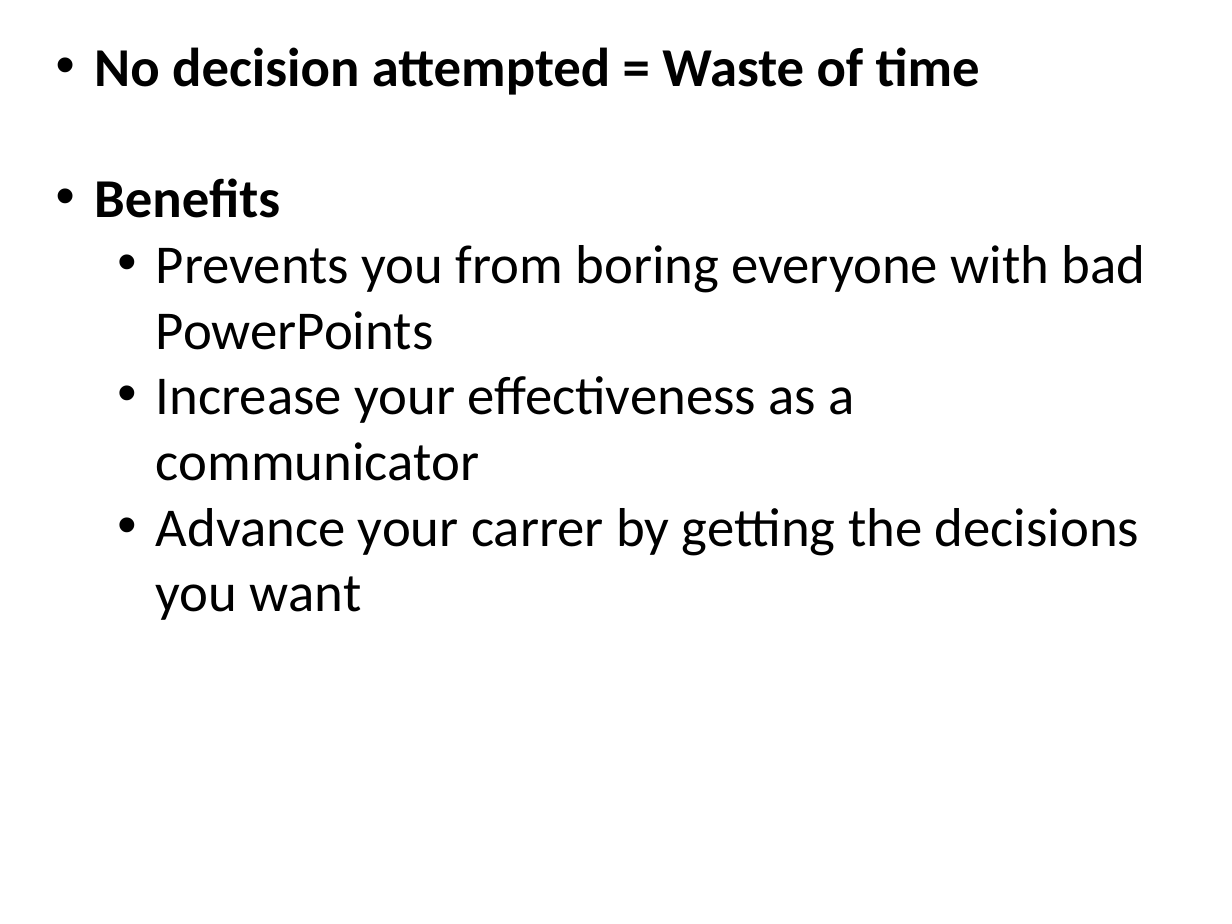
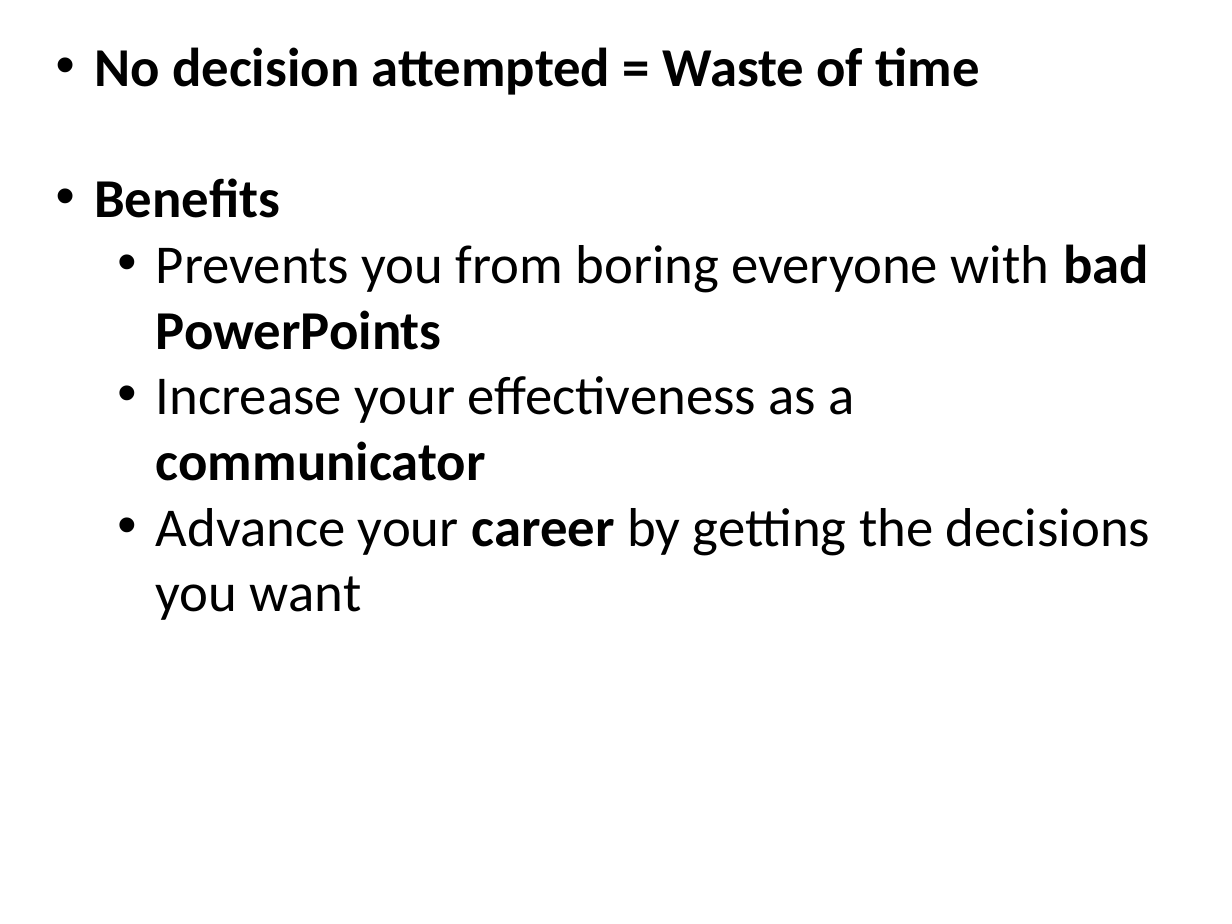
Before and after one commit to pestrela/papers, a slide deck: slide 15 of 4_Innovation/source/YAPP_about_less_powerpoint.pptx. Drawn at 1232x924 pixels with LibreOffice and Linux fonts; fonts in the diff are those of the drawing. Boxes give left, top, right and bottom in pixels: in the first picture for what was removed or moved away, otherwise in the second. Text is boxed around its words. In the diff, an @@ line names an element or a change of style, - is before the commit and + after.

```diff
--- a/4_Innovation/source/YAPP_about_less_powerpoint.pptx
+++ b/4_Innovation/source/YAPP_about_less_powerpoint.pptx
@@ text at (x1=156, y1=244, x2=1149, y2=481): bold on in "bad PowerPoints", "communicator" @@
@@ text at (x1=156, y1=508, x2=1151, y2=620): text changed @@
-  • Advance your carrer by getting the decisions you want
+  • Advance your career by getting the decisions you want
```
Also in this commit, not shown: 6 other slides changed, 1 other file.
